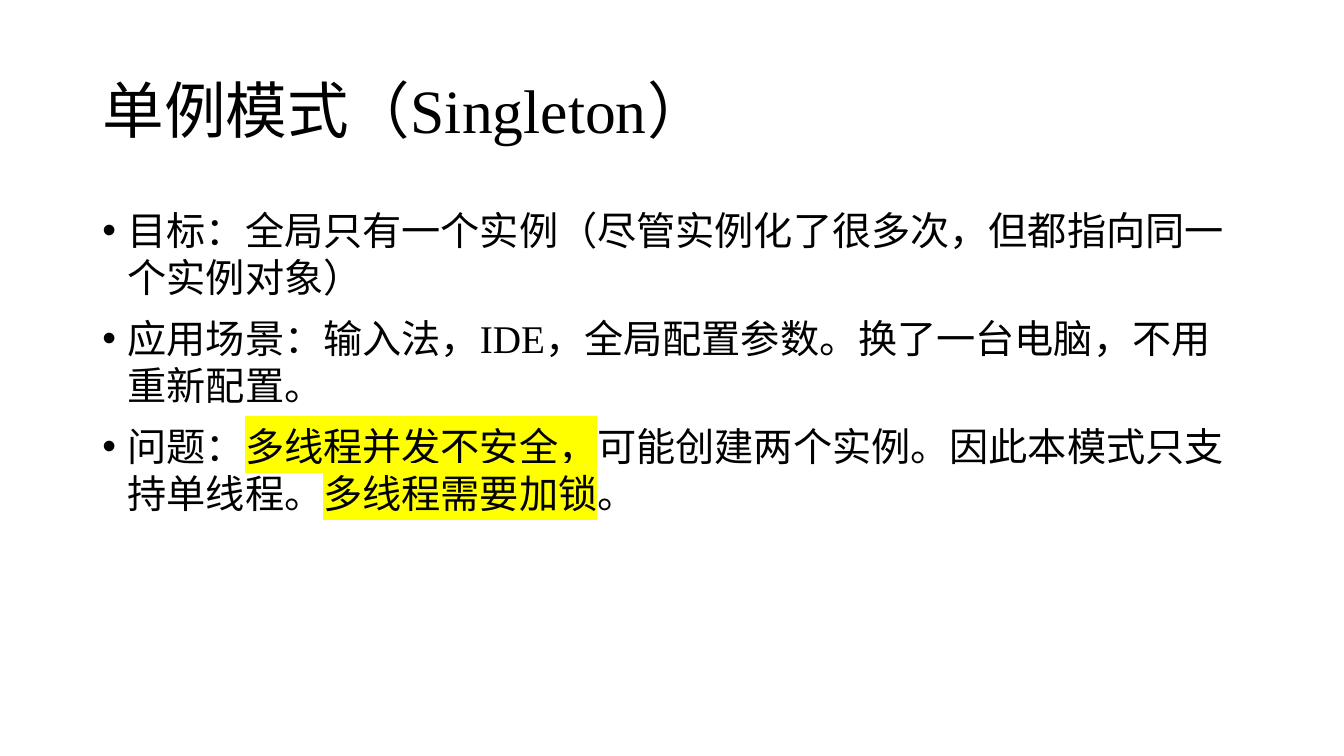
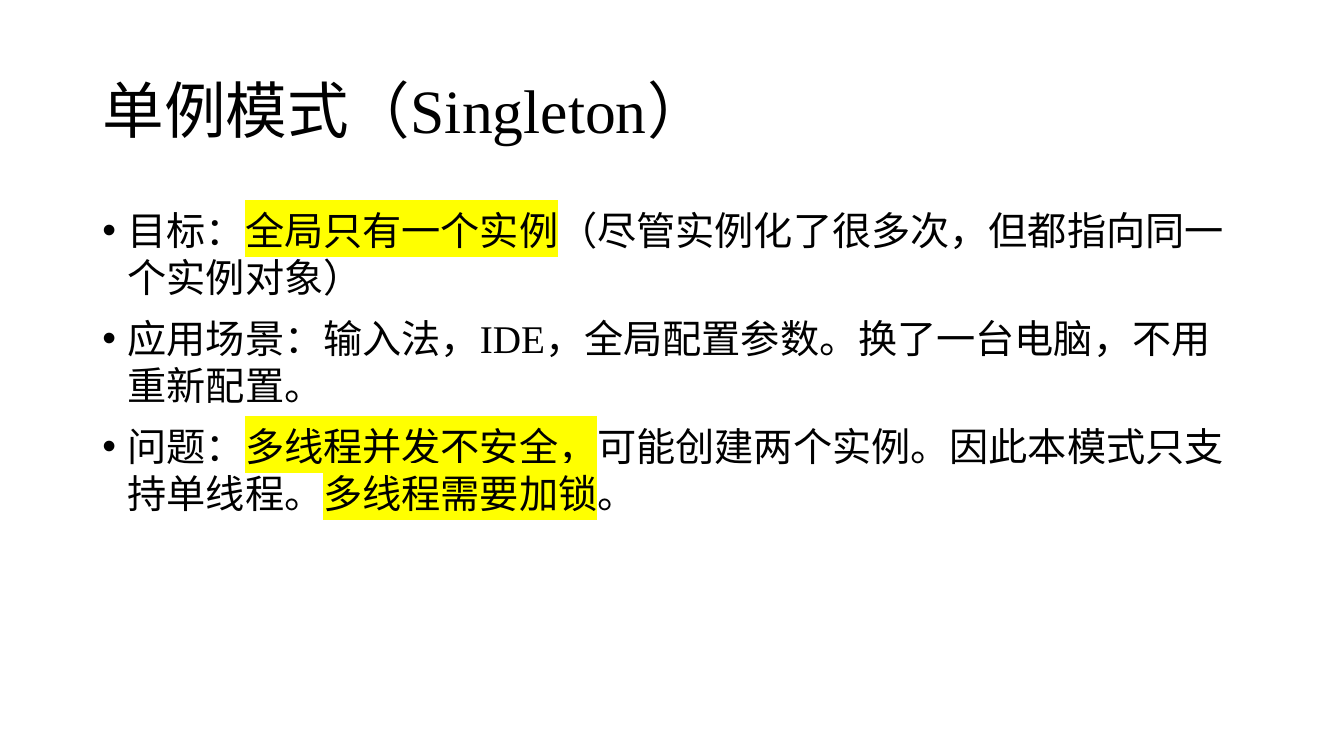
Before and after one commit to lizeyubuaa/pengbeifudao, a slide deck: slide 2 of week11/第十一周设计模式、装饰器、生成器.pptx. Drawn at 1344x756 pixels with LibreOffice and Linux fonts; fonts in the diff are those of the drawing. Boxes give left, top, right and bottom in pixels: in the first picture for what was removed or moved away, otherwise in the second. Text is boxed around its words. In the diff, an @@ line names an element or a change of style, - is before the commit and + after.

```diff
--- a/week11/第十一周设计模式、装饰器、生成器.pptx
+++ b/week11/第十一周设计模式、装饰器、生成器.pptx
@@ text at [128,205,1224,296]: highlight none to #FFFF00 in "目标：全局只有一个实例（尽管实例化了很多次，但都指向同一个实例对象）" @@
```
Also in this commit, not shown: 1 other slide changed, 10 other files.
